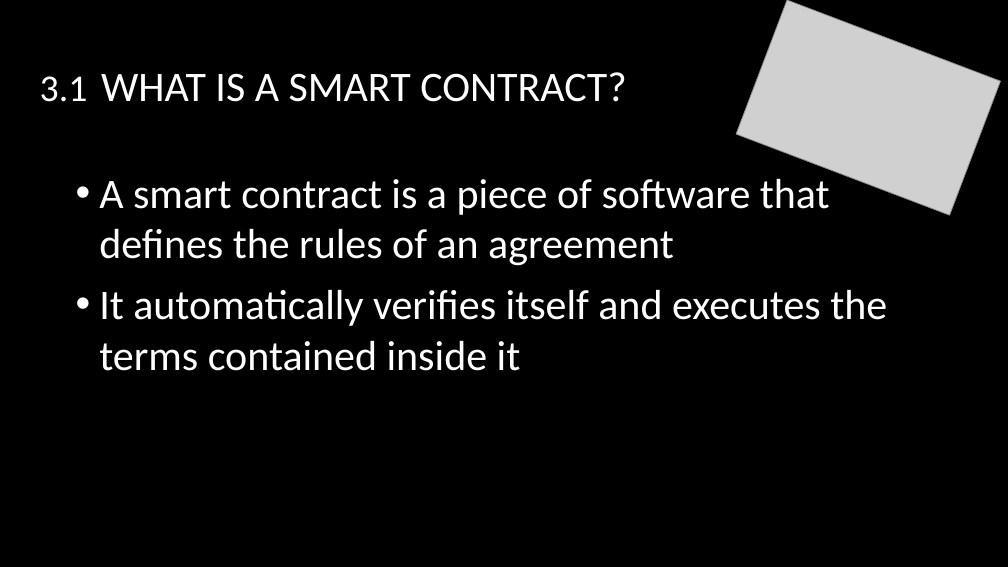
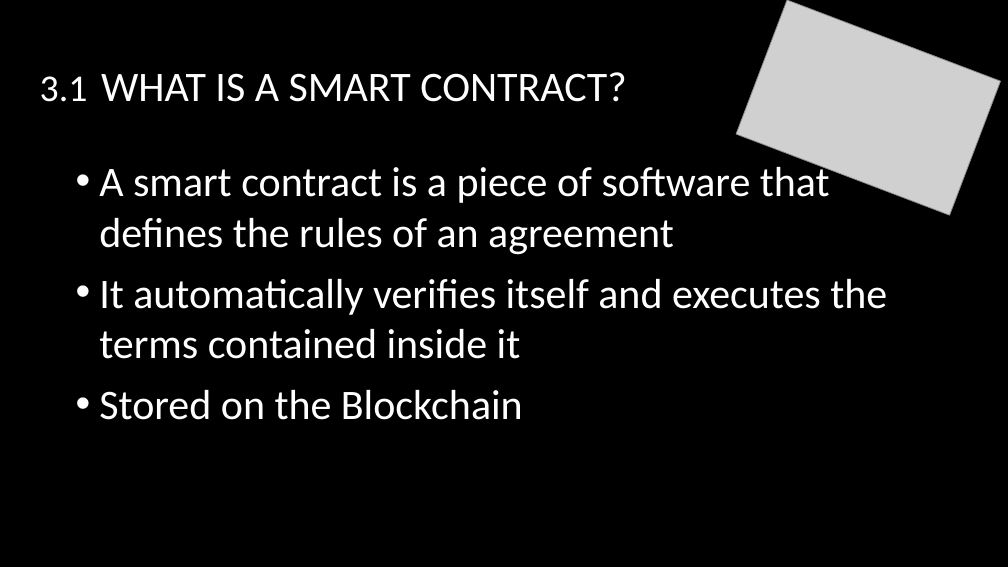
Before and after one commit to lucaspelloni2/SeminarSmartContracts, a slide deck: slide 15 of presentation_SC.pptx. Drawn at 1008x567 pixels with LibreOffice and Linux fonts; fonts in the diff are those of the drawing; grey boxes stand for pictures; background and template pictures are left out. Boxes give left, top, right and bottom in pixels: in the first picture for what was removed or moved away, otherwise in the second. Text is boxed around its words. In the diff, an @@ line names an element or a change of style, - is before the commit and + after.

```diff
--- a/presentation_SC.pptx
+++ b/presentation_SC.pptx
@@ text "A smart contract is a ..." moved from (x1=99, y1=179, x2=887, y2=371) to (x1=99, y1=162, x2=887, y2=420) @@
@@ text at (x1=99, y1=390, x2=523, y2=420): paragraph added @@
+• Stored on the Blockchain
```
Also in this commit, not shown: 2 other slides changed, 5 slides added.
